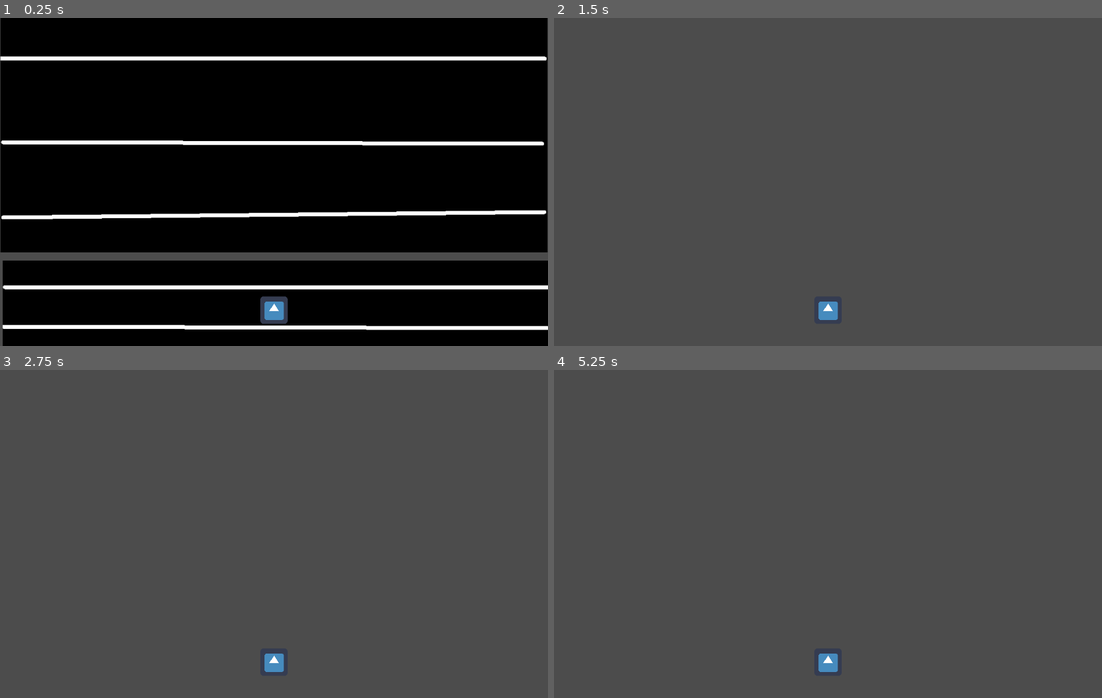
Above: before the commit, frames 1-4 (two rows, left to right).
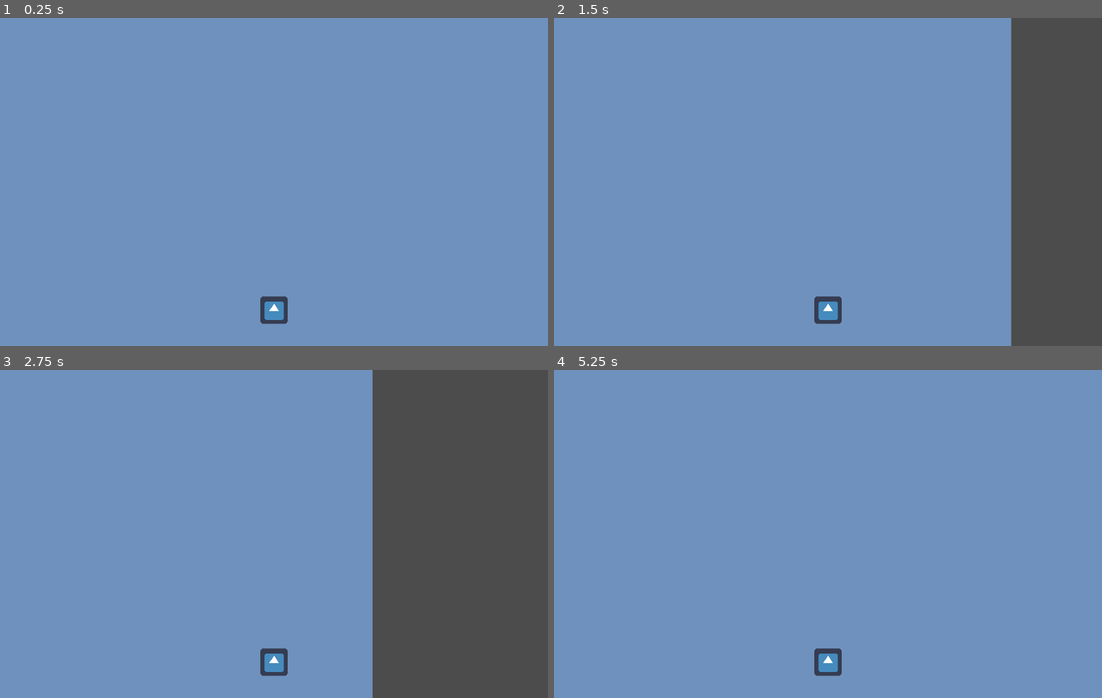
Above: after the commit, the same moments.

Repository: CyanideGourmet/River-Raid-Remake
Game: Godot game, scene res://scenes/Main.tscn
The game is run twice, just before and just after one commit, with the same random seed, the same clock (stepped at 60 frames per second) and the same inputs. The project has no main scene, so this scene is started directly. The engine's default icon, where the game draws it, is replaced by a stand-in: a white triangle on a blue panel in a dark square.
Inputs:
- Up to frame 1 (0.25 s): no input
- Up to frame 2 (1.5 s): hold Right (ui_right) 0.53-1.28 s; hold Down (ui_down) from 1.28 s (still down)
- Up to frame 3 (2.75 s): tap Enter at 2 s; release Down (ui_down) at 2.03 s; hold Right (ui_right) from 2.03 s (still down)
- Up to frame 4 (5.25 s): release Right (ui_right) at 2.78 s; hold Up (ui_up) 2.78-3.53 s; tap Space at 3.5 s; hold Left (ui_left) 3.53-5.03 s; hold Down (ui_down) from 5.03 s (still down)

The runs differ from the first frame. In frame 1, 100% of the frame differs, in the area x 0-100%, y 0-100%; in frame 2, 83%; in frame 3, 68%; in frame 4, 100%.

Commit message:
Player mechanics and map looping
Gracz może teraz poruszać się na boki, oraz przyspieszać lub zwalniać. Kamera podąża za graczem pionowo, ale pozwala mu sięswobodnie poruszać poziomo. Mapa składająca się z dwóch wycinków (niebieskiego oraz różowego) zapętla się, pozwalając na nieskończony lot.

Diff:
--- a/project.godot
+++ b/project.godot
@@ -22,6 +22,7 @@
 
 window/size/width=1280
 window/size/height=768
+window/vsync/use_vsync=false
 
 [rendering]
 
--- a/scenes/Main.gd
+++ /dev/null
@@ -1,9 +0,0 @@
-extends Node
-
-# Called when the node enters the scene tree for the first time.
-func _ready():
-	pass # Replace with function body.
-
-# Called every frame. 'delta' is the elapsed time since the previous frame.
-#func _process(delta):
-#	pass
--- a/scenes/Main.tscn
+++ b/scenes/Main.tscn
@@ -1,32 +1,25 @@
-[gd_scene load_steps=4 format=2]
+[gd_scene load_steps=6 format=2]
 
-[ext_resource path="res://scenes/Main.gd" type="Script" id=1]
-[ext_resource path="res://assets/test_bg.png" type="Texture" id=2]
-[ext_resource path="res://scenes/Player.tscn" type="PackedScene" id=3]
+[ext_resource path="res://scenes/MapSlice.tscn" type="PackedScene" id=1]
+[ext_resource path="res://scripts/MapSlice.gd" type="Script" id=2]
+[ext_resource path="res://scenes/MapSlice2.tscn" type="PackedScene" id=3]
+[ext_resource path="res://scripts/MapSlice2.gd" type="Script" id=4]
+[ext_resource path="res://scenes/Player.tscn" type="PackedScene" id=5]
 
 [node name="Main" type="Node"]
-script = ExtResource( 1 )
 __meta__ = {
 "_edit_horizontal_guides_": [  ]
 }
 
-[node name="Terrain" type="Node" parent="."]
+[node name="MapSlice" parent="." instance=ExtResource( 1 )]
+position = Vector2( 640, -2893 )
+script = ExtResource( 2 )
 
-[node name="Stripes" type="Sprite" parent="Terrain"]
-position = Vector2( 645.408, 399.79 )
-scale = Vector2( 1.2624, 1.14387 )
-texture = ExtResource( 2 )
+[node name="MapSlice2" parent="." instance=ExtResource( 3 )]
+position = Vector2( 640, -9785 )
+script = ExtResource( 4 )
 
-[node name="Stripes2" type="Sprite" parent="Terrain"]
-position = Vector2( 645.408, 1159.38 )
-scale = Vector2( 1.262, 1.144 )
-texture = ExtResource( 2 )
-
-[node name="Stripes3" type="Sprite" parent="Terrain"]
-position = Vector2( 640, -381.025 )
-scale = Vector2( 1.2624, 1.14387 )
-texture = ExtResource( 2 )
-
-[node name="Player" parent="." instance=ExtResource( 3 )]
+[node name="Player" parent="." instance=ExtResource( 5 )]
 position = Vector2( 640, 385 )
-forward_speed = 1000
+[connection signal="body_exited" from="MapSlice" to="MapSlice" method="_on_MapSlice_body_exited"]
+[connection signal="body_exited" from="MapSlice2" to="MapSlice2" method="_on_MapSlice2_body_exited"]
--- /dev/null
+++ b/scenes/MapSlice.tscn
@@ -0,0 +1,17 @@
+[gd_scene load_steps=3 format=2]
+
+[ext_resource path="res://assets/BgTest_1.png" type="Texture" id=1]
+
+[sub_resource type="RectangleShape2D" id=1]
+extents = Vector2( 640, 3456 )
+
+[node name="MapSlice" type="Area2D"]
+__meta__ = {
+"_edit_group_": true
+}
+
+[node name="blue" type="Sprite" parent="."]
+texture = ExtResource( 1 )
+
+[node name="CollisionShape2D" type="CollisionShape2D" parent="."]
+shape = SubResource( 1 )
--- /dev/null
+++ b/scenes/MapSlice2.tscn
@@ -0,0 +1,17 @@
+[gd_scene load_steps=3 format=2]
+
+[ext_resource path="res://assets/BgTest_2.png" type="Texture" id=1]
+
+[sub_resource type="RectangleShape2D" id=1]
+extents = Vector2( 640, 3456 )
+
+[node name="MapSlice2" type="Area2D"]
+__meta__ = {
+"_edit_group_": true
+}
+
+[node name="pink" type="Sprite" parent="."]
+texture = ExtResource( 1 )
+
+[node name="CollisionShape2D" type="CollisionShape2D" parent="."]
+shape = SubResource( 1 )
--- a/scenes/Player.tscn
+++ b/scenes/Player.tscn
@@ -5,11 +5,8 @@
 
 [sub_resource type="RectangleShape2D" id=1]
 
-[node name="Player" type="Area2D"]
+[node name="Player" type="KinematicBody2D"]
 script = ExtResource( 1 )
-__meta__ = {
-"_edit_group_": true
-}
 
 [node name="Sprite" type="Sprite" parent="."]
 texture = ExtResource( 2 )
--- /dev/null
+++ b/scripts/MapSlice.gd
@@ -0,0 +1,7 @@
+extends Area2D
+
+export var level_size = 6895
+
+func _on_MapSlice_body_exited(body):
+	if body == get_tree().get_root().get_node("Main").find_node("Player"):
+		position.y -= 2 * level_size
--- /dev/null
+++ b/scripts/MapSlice2.gd
@@ -0,0 +1,7 @@
+extends Area2D
+
+export var level_size = 6895
+
+func _on_MapSlice2_body_exited(body):
+	if body == get_tree().get_root().get_node("Main").find_node("Player"):
+		position.y -= 2 * level_size
--- a/scripts/Player.gd
+++ b/scripts/Player.gd
@@ -1,21 +1,29 @@
-extends Area2D
+extends KinematicBody2D
 
 export var movement_speed = 400
-export var forward_speed = 5
-var screen_size
+export var forward_speed = 400
+export var max_forward_speed = 800
+export var min_forward_speed = 150
+export var acceleration_speed = 20
+var camera_pos
 
 func _ready():
-	screen_size = get_viewport_rect().size
+	camera_pos = $Camera.position
 
-func _process(delta):
+func _physics_process(delta):
 	var velocity = Vector2()
 	if Input.is_action_pressed("ui_left"):
 		velocity.x -= 1
 	if Input.is_action_pressed("ui_right"):
 		velocity.x += 1
+	if Input.is_action_pressed("ui_up") and forward_speed < max_forward_speed:
+		forward_speed += acceleration_speed
+	if Input.is_action_pressed("ui_down") and forward_speed > min_forward_speed:
+		forward_speed -= acceleration_speed
 	velocity.y -= 1
 	if velocity.length() > 0:
 		velocity = velocity.normalized()
 		velocity.x *= movement_speed
 		velocity.y *= forward_speed
 	position += velocity * delta
+	position.x = clamp(position.x, camera_pos.x, camera_pos.x + 1280)
Binary file added: assets/BgTest_1.png
Not shown, added: assets/BgTest_1.png.import
Binary file added: assets/BgTest_2.png
Not shown, added: assets/BgTest_2.png.import
Binary file removed: assets/test_bg.png
